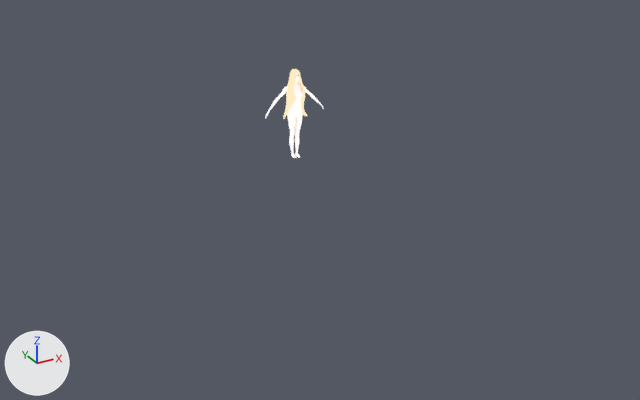
Renders of the Blender file WIP/human2.blend from each side of a commit.
Camera for both pictures: a 50 mm camera at (-17.6, -34.4, 12.5) aimed at (0.3, -1.8, -3.8). Arrows for +X, +Y and +Z are at lower left; the lights stay in place.

Names of what the first picture shows: 'Hair', 'Human'.
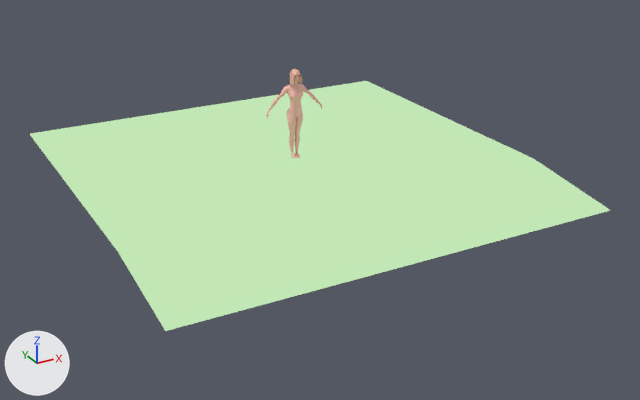
Boxes [x1, y1, x2, y2] around the edits, measured in the pictures (640 x 400 px):
'Grass', shown: after [30, 81, 610, 331]
'Human', recoloured (white to beige): [265, 73, 324, 158] in both
'Hair', hidden: before [283, 69, 307, 119]
'Short Hair', added: after [290, 69, 302, 86]

The change, as a list of edits to the scene's bpy script:
```text
Change mat_skin:
    remove # nodes: AmbientOcclusion, Mix, OutputMaterial, ValToRGB
    remove # colours: pink #f6baaf, white #ffeede, white #ffffff, light grey #dadada
    nodes: BsdfPrincipled, OutputMaterial
    colours: pink #f6baaf
Change mat_hair:
    remove # nodes: Mapping, Mix, OutputMaterial, TexCoord, TexNoise, ValToRGB
    remove # colours: light grey #dadada, brown #c58b75, beige #f2d6ae, beige #ffedc6, white #ffffff
    nodes: BsdfPrincipled, OutputMaterial
    colours: beige #ffc2ac
Add me_sphere_002:
    me_sphere_002.from_pydata(...)  # 59 vertices, 56 faces; spans x -0.322..0.336, y -0.316..0.324, z 1.216..1.93
    me_sphere_002.polygons.foreach_set('use_smooth', [True] * 56)
    me_sphere_002.materials.append(mat_hair)  # beige #ffc2ac
Change ob_hair:
    add ob_hair.hide_set(True)
Change ob_grass:
    remove ob_grass.hide_render = True
Add ob_short_hair:
    ob_short_hair = bpy.data.objects.new('Short Hair', me_sphere_002)
    ob_short_hair.location = (0.0, 0.0, 0.0)
    _m = ob_short_hair.modifiers.new('Subdivision', 'SUBSURF')
    _m = ob_short_hair.modifiers.new('Solidify', 'SOLIDIFY')
```
